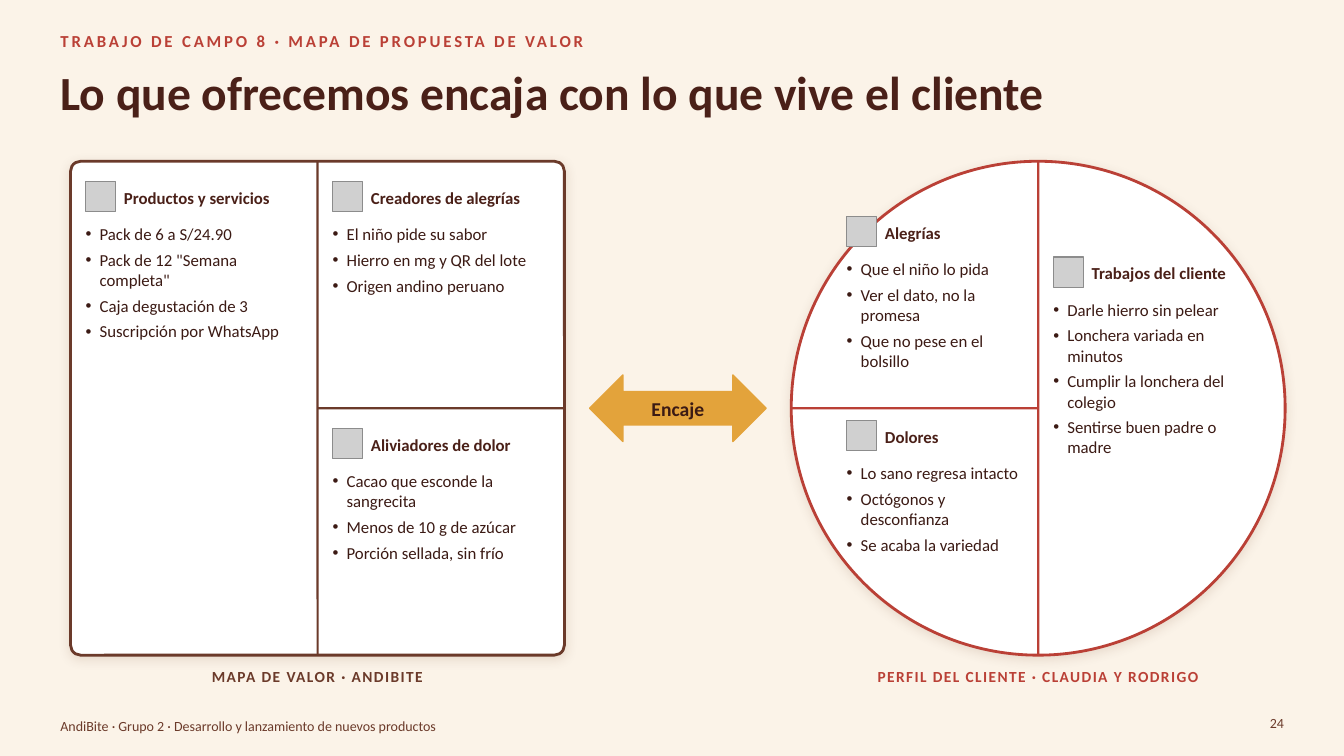
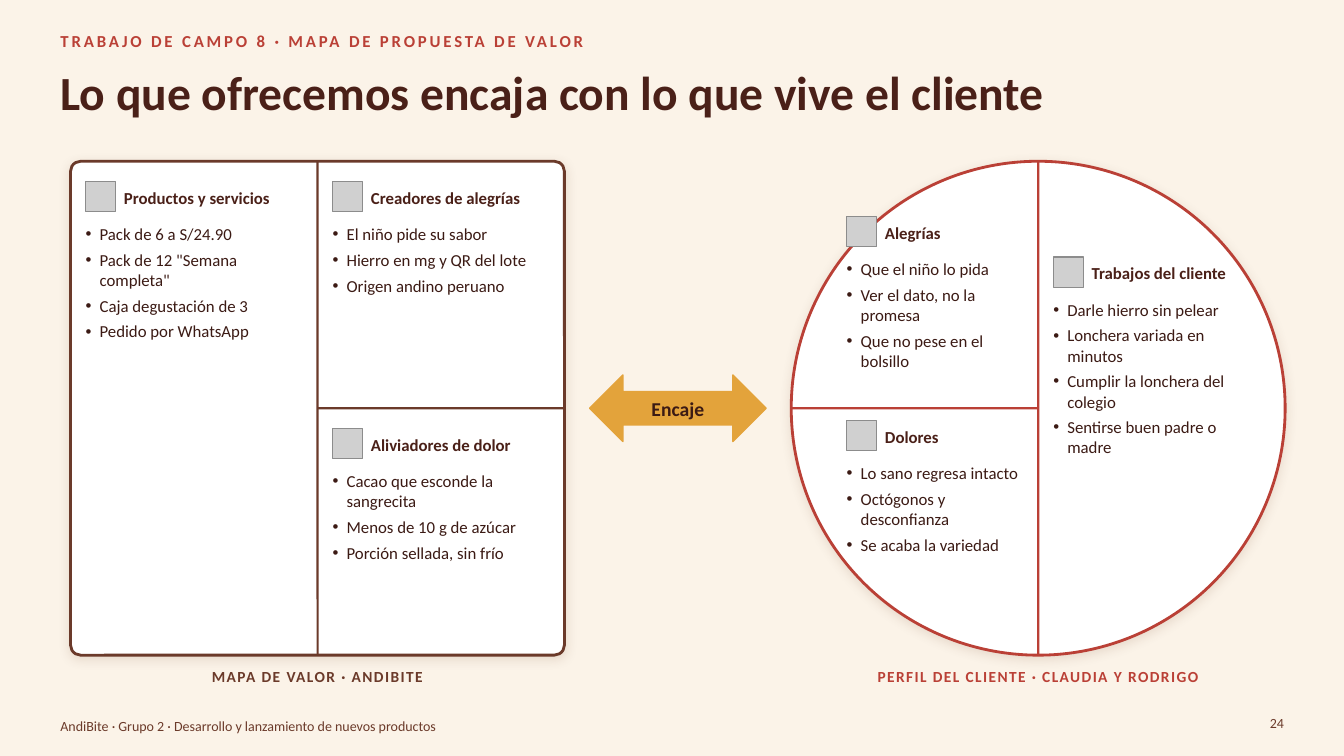
Before and after one commit to Darknow-web/Desarrollo-y-lanzamiento-de-producto-y-marca, a slide deck: slide 24 of 04-reformulacion/TC5-8/TC5-8-AndiBite.pptx. Drawn at 1344x756 pixels with LibreOffice and Linux fonts; fonts in the diff are those of the drawing; grey boxes stand for pictures; background and template pictures are left out. Boxes give left, top, right and bottom in pixels: in the first picture for what was removed or moved away, otherwise in the second. Text is boxed around its words. In the diff, an @@ line names an element or a change of style, - is before the commit and + after.

```diff
--- a/04-reformulacion/TC5-8/TC5-8-AndiBite.pptx
+++ b/04-reformulacion/TC5-8/TC5-8-AndiBite.pptx
@@ text at bbox=[100, 325, 249, 340]: text changed @@
-• Suscripción por WhatsApp
+• Pedido por WhatsApp
```
Also in this commit, not shown: 6 other slides changed, 4 other files.
